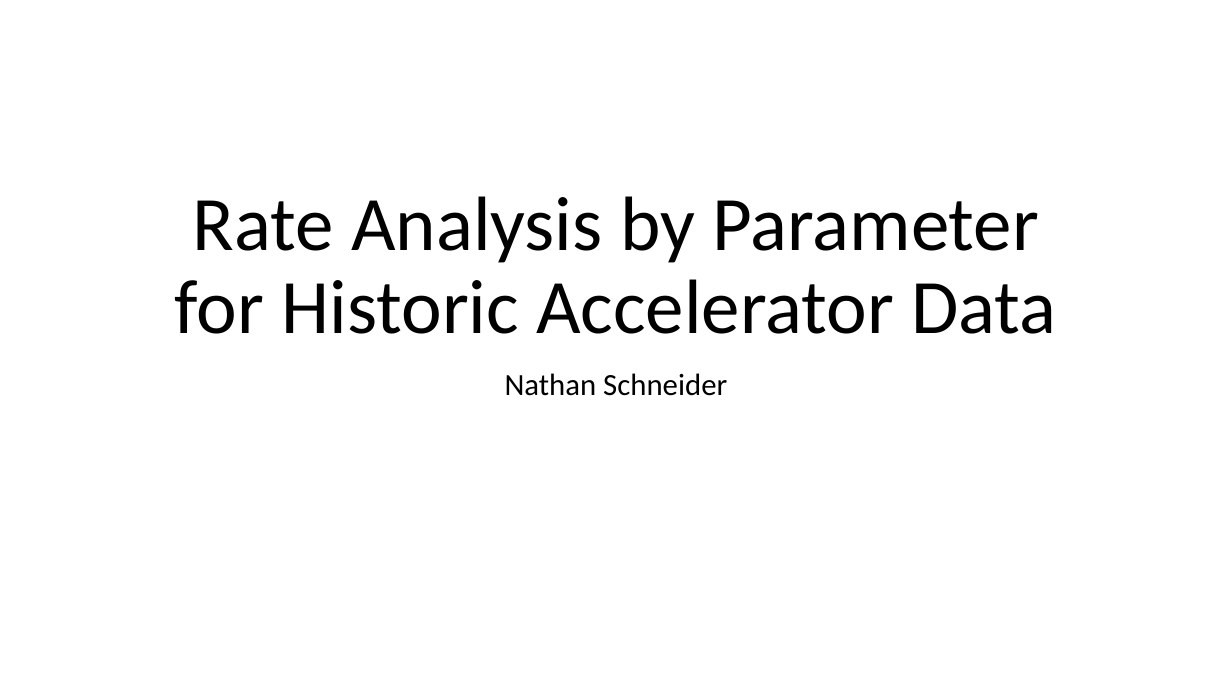
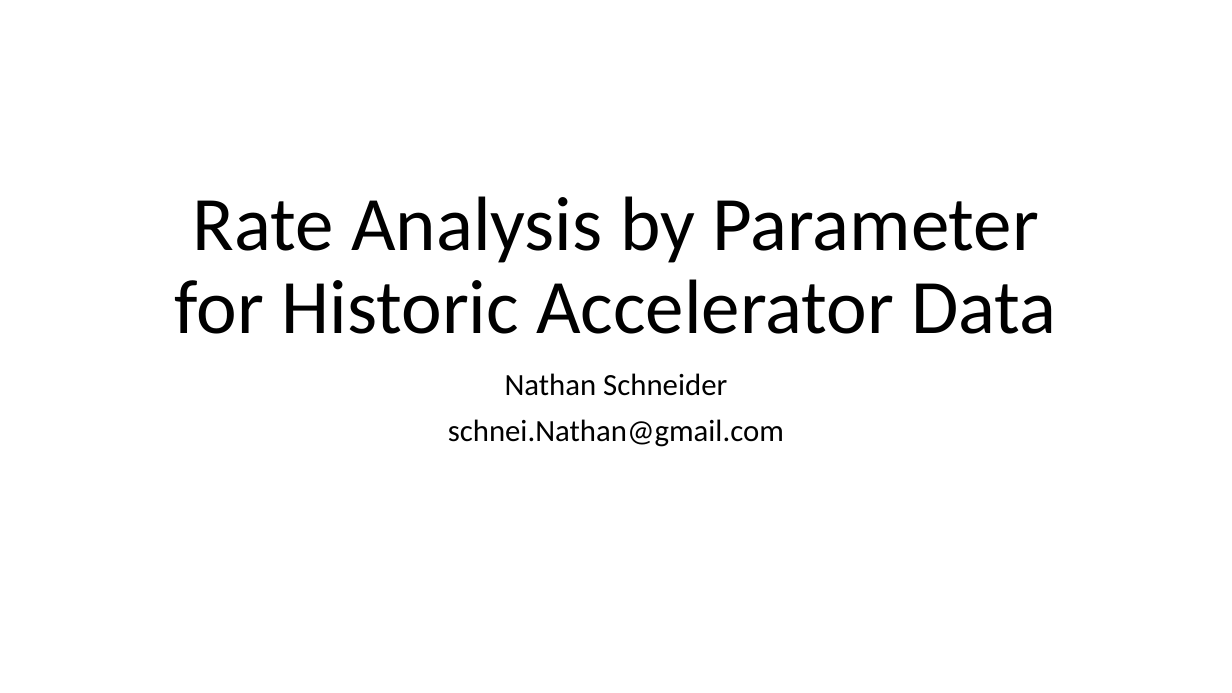
Before and after one commit to nathan-m-schneider-22/Dust-Accelerator-Database-Analysis, a slide deck: slide 1 of Dust_Data_Project.pptx. Drawn at 1232x693 pixels with LibreOffice and Linux fonts; fonts in the diff are those of the drawing. Boxes give left, top, right and bottom in pixels: in the first picture for what was removed or moved away, otherwise in the second. Text is boxed around its words. In the diff, an @@ line names an element or a change of style, - is before the commit and + after.

Commit message:
matching Accelerator REPO

```diff
--- a/Dust_Data_Project.pptx
+++ b/Dust_Data_Project.pptx
@@ subtitle at (x1=448, y1=419, x2=784, y2=447): paragraph added @@
+schnei.Nathan@gmail.com
```
Also in this commit, not shown: 6 other slides changed, 9 slides added, 11 slides removed, 14 other files.
